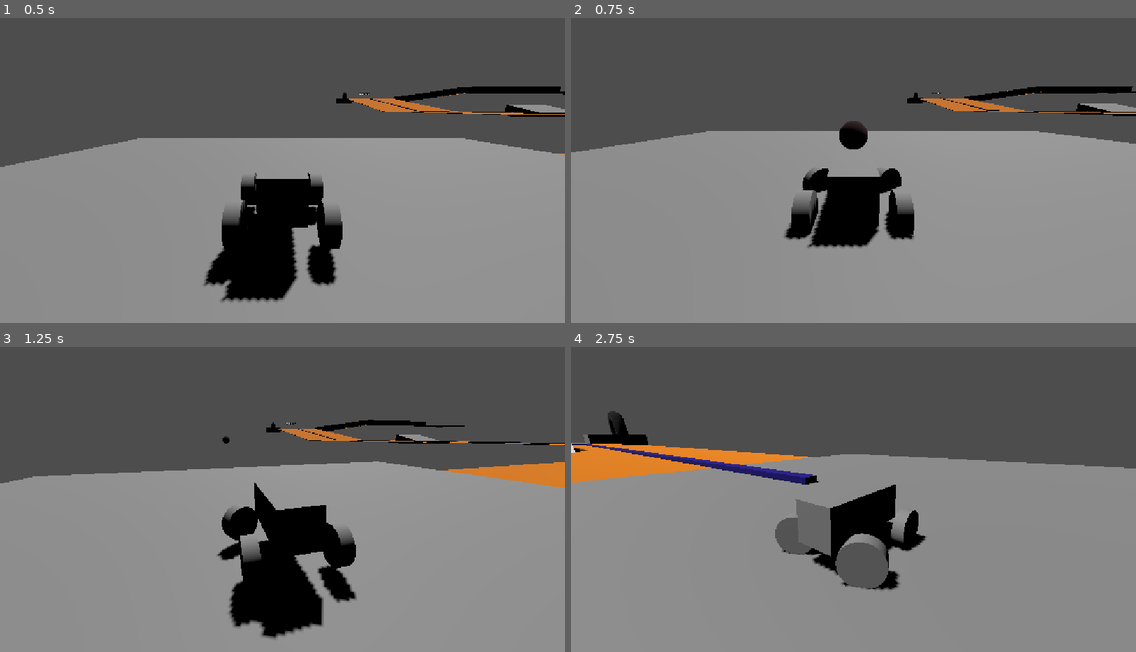
Above: before the commit, frames 1-4 (two rows, left to right).
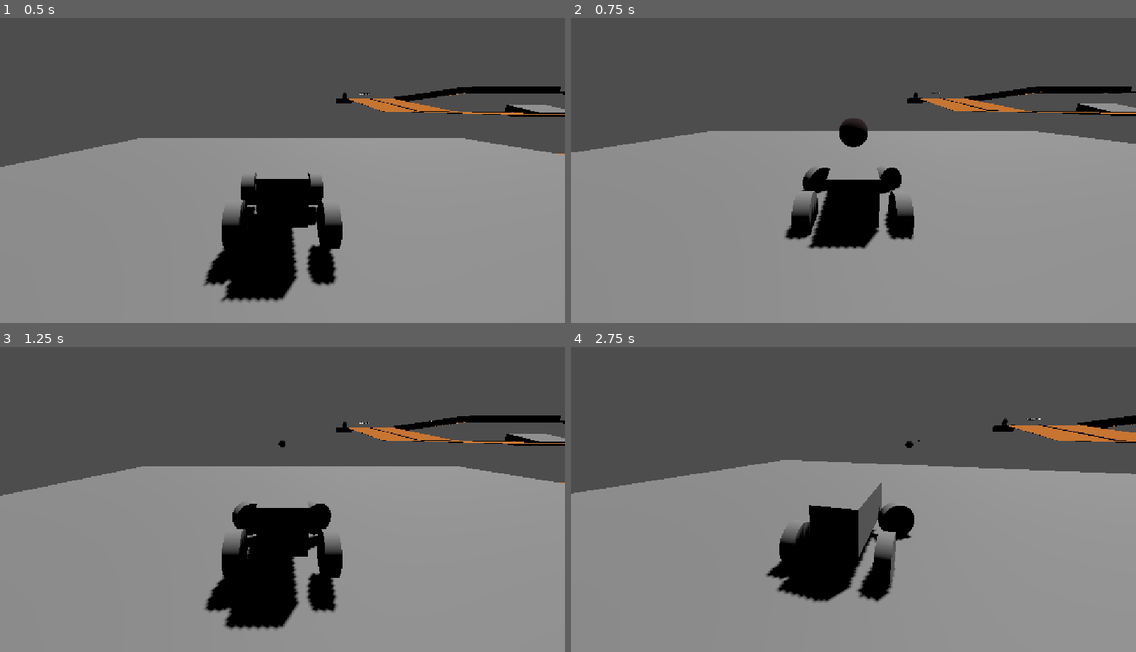
Above: after the commit, the same moments.

Repository: MauroEscalante-Hub/Linea-San-Gnomo
Game: Godot game, scene res://Escenas/grayboxing/grayboxing_escenario1.tscn
Same seed, same stepped clock (60 frames per second), same inputs: the game is played once before the commit and once after it. The project has no main scene, so this scene is started directly.
Inputs (mouse positions are in pixels of both pictures, inside the frame that each line leads up to):
- Up to frame 1 (0.5 s): no input
- Up to frame 2 (0.75 s): move the mouse to (977, 149) at 0.52 s; press the mouse at (977, 149) at 0.53 s; hold D (derecha) from 0.53 s (still down)
- Up to frame 3 (1.25 s): keep holding D (derecha)
- Up to frame 4 (2.75 s): move the mouse to (740, 508) at 1.27 s; release D (derecha) at 1.28 s; release the mouse at (740, 508) at 1.28 s; hold A (izquierda) 1.28-2.03 s; click (740, 508) at 1.35 s; move the mouse to (910, 423) at 2.02 s; press the mouse at (910, 423) at 2.03 s; hold D (derecha) from 2.03 s (still down); tap S (frenar) at 2.1 s

Frame 1 is identical in both runs. In frame 2, 0.5% of the frame differs, in the area x 0-100%, y 22-76%; in frame 3, 8.4%; in frame 4, 13%, in the area x 0-100%, y 20-84%.

Commit message:
kick off

Diff:
--- a/Escenas/dispararbalas/balas.tscn
+++ b/Escenas/dispararbalas/balas.tscn
@@ -1,6 +1,6 @@
 [gd_scene format=3 uid="uid://dqb7jkqihqm02"]
 
-[ext_resource type="Script" uid="uid://yomqjiew2lde" path="res://Escenas/dispararbalas/balas.gd" id="1_ipiei"]
+[ext_resource type="Script" uid="uid://yomqjiew2lde" path="res://escenas/dispararbalas/balas.gd" id="1_ipiei"]
 
 [sub_resource type="StandardMaterial3D" id="StandardMaterial3D_pxu2a"]
 albedo_color = Color(0.27244878, 0.1960508, 0.21024883, 1)
@@ -13,6 +13,7 @@
 [sub_resource type="SphereShape3D" id="SphereShape3D_yf5fn"]
 
 [node name="balas" type="CharacterBody3D" unique_id=1497429755]
+collision_layer = 2
 script = ExtResource("1_ipiei")
 
 [node name="MeshInstance3D" type="MeshInstance3D" parent="." unique_id=1936619665]
--- a/Escenas/jugador/jugador.tscn
+++ b/Escenas/jugador/jugador.tscn
@@ -1,8 +1,8 @@
 [gd_scene format=3 uid="uid://bt4rtt2o18nfc"]
 
-[ext_resource type="Script" uid="uid://cqo31utn3jfmm" path="res://Escenas/jugador/jugador.gd" id="1_vquro"]
-[ext_resource type="Script" uid="uid://dmc10gvf5cawg" path="res://Escenas/jugador/camara_player.gd" id="2_8cmsc"]
-[ext_resource type="PackedScene" uid="uid://dqb7jkqihqm02" path="res://Escenas/dispararbalas/balas.tscn" id="2_pxu2a"]
+[ext_resource type="Script" uid="uid://cqo31utn3jfmm" path="res://escenas/jugador/jugador.gd" id="1_vquro"]
+[ext_resource type="Script" uid="uid://dmc10gvf5cawg" path="res://escenas/jugador/camara_player.gd" id="2_8cmsc"]
+[ext_resource type="PackedScene" uid="uid://dqb7jkqihqm02" path="res://escenas/dispararbalas/balas.tscn" id="2_pxu2a"]
 
 [sub_resource type="BoxMesh" id="BoxMesh_u5bk5"]
 size = Vector3(1, 1, 1.8329468)
--- a/escenas/jugador/jugador.gd
+++ b/escenas/jugador/jugador.gd
@@ -17,35 +17,6 @@
 func _physics_process(delta):
 	steering = lerp(steering, Input.get_axis("derecha","izquierda") * max_steer, velocidad_de_giro * delta)
 	engine_force = Input.get_axis("frenar", "avanzar") * engine_power
-	if detector_derecho.is_colliding() and !pegado_a_pared:
-		var normal = detector_derecho.get_collision_normal()
-		var punto = detector_derecho.get_collision_point()
-		var direccion = normal.cross(Vector3.UP)
-		direccion.y = 0
-		direccion = direccion.normalized()
-		var nuevo_basis = Basis.looking_at(direccion, normal)
-		global_transform.basis = nuevo_basis
-
-		var distancia = global_position.distance_to(punto)
-		var fuerza_pared = distancia * 300.0
-
-		apply_central_force(-normal * fuerza_pared)
-		pegado_a_pared = true
-
-	if detector_izquierdo.is_colliding()and !pegado_a_pared:
-		var normal = detector_izquierdo.get_collision_normal()
-		var punto = detector_izquierdo.get_collision_point()
-
-		var direccion = -normal.cross(Vector3.UP)
-		direccion.y = 0
-		direccion = direccion.normalized()
-		var nuevo_basis = Basis.looking_at(direccion, normal)
-		global_transform.basis = nuevo_basis
-		var distancia = global_position.distance_to(punto)
-		var fuerza_pared = distancia * 300.0
-
-		apply_central_force(normal * fuerza_pared)
-		pegado_a_pared = true
 
 
 func  _input(event: InputEvent) -> void:
@@ -58,3 +29,38 @@
 	$arma.global_position = balita.global_position
 	balita.direccion = -transform.basis.z.normalized()
 	add_child(balita)
+
+
+
+
+
+#if detector_derecho.is_colliding() and !pegado_a_pared:
+		#var normal = detector_derecho.get_collision_normal()
+		#var punto = detector_derecho.get_collision_point()
+		#var direccion = normal.cross(Vector3.UP)
+		#direccion.y = 0
+		#direccion = direccion.normalized()
+		#var nuevo_basis = Basis.looking_at(direccion, normal)
+		#global_transform.basis = nuevo_basis
+		#
+		#var distancia = global_position.distance_to(punto)
+		#var fuerza_pared = distancia * 300.0
+#
+		#apply_central_force(-normal * fuerza_pared)
+		#pegado_a_pared = true
+		#
+	#if detector_izquierdo.is_colliding()and !pegado_a_pared:
+		#var normal = detector_izquierdo.get_collision_normal()
+		#var punto = detector_izquierdo.get_collision_point()
+		#
+		#var direccion = -normal.cross(Vector3.UP)
+		#direccion.y = 0
+		#direccion = direccion.normalized()
+		#var nuevo_basis = Basis.looking_at(direccion, normal)
+		#global_transform.basis = nuevo_basis
+		#var distancia = global_position.distance_to(punto)
+		#var fuerza_pared = distancia * 300.0
+		#
+		#apply_central_force(normal * fuerza_pared)
+		#pegado_a_pared = true
+	#
